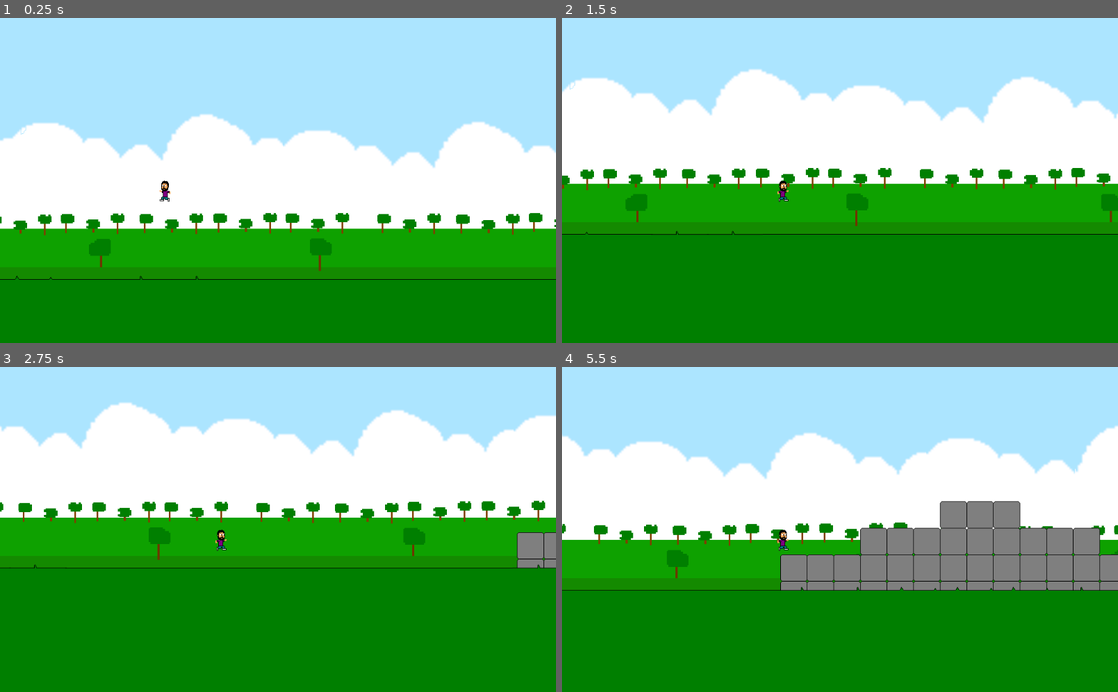
Above: before the commit, frames 1-4 (two rows, left to right).
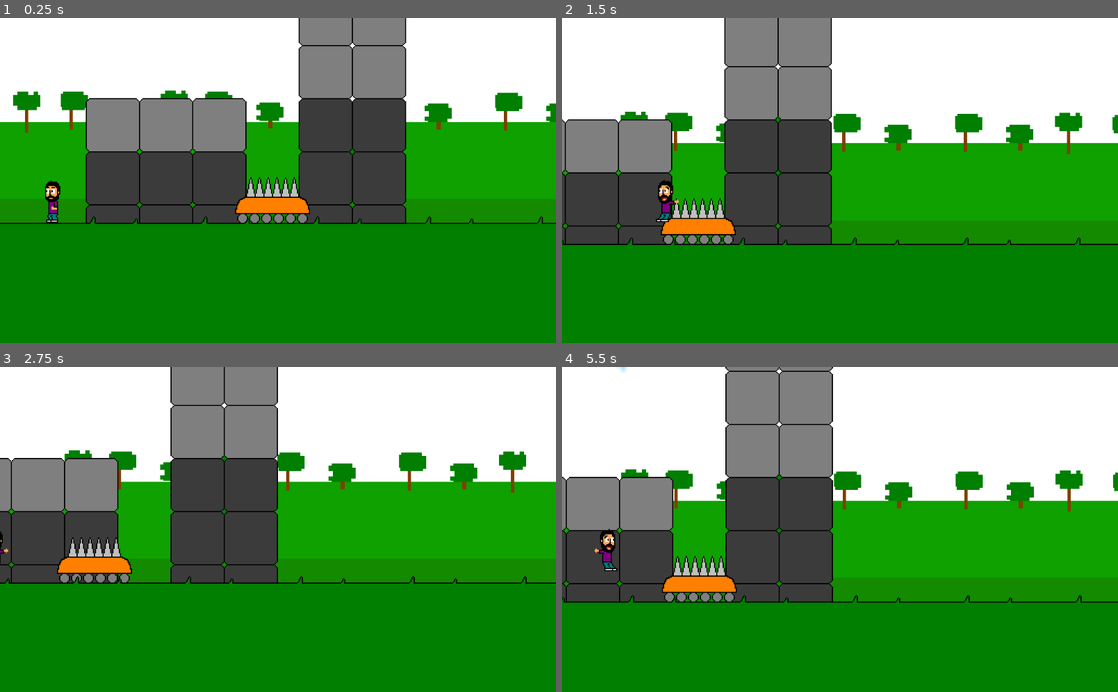
Above: after the commit, the same moments.

Repository: Guilherme-Calland/super_mega_guacamole
Game: Godot game, scene res://Scenes/Levels/Level 1.tscn
Same seed, same stepped clock (60 frames per second), same inputs: the game is played once before the commit and once after it.
Inputs:
- Up to frame 1 (0.25 s): no input
- Up to frame 2 (1.5 s): hold Space (jump) 0.53-1.28 s; hold D (right) from 0.53 s (still down); tap Shift (grab) at 1.35 s
- Up to frame 3 (2.75 s): tap Space (jump) at 1.52, 1.55, 1.82 s; release D (right) at 2.03 s; hold A (left) from 2.03 s (still down); hold Space (jump) from 2.03 s (still down)
- Up to frame 4 (5.5 s): release A (left) at 2.78 s; release Space (jump) at 2.78 s; hold D (right) 2.78-4.28 s; tap Shift (grab) at 2.85, 4.35 s; tap Space (jump) at 3.02, 3.05, 3.32, 4.52, 4.55, 4.82 s; hold Space (jump) 3.53-4.28 s; hold A (left) 4.28-5.03 s; hold D (right) from 5.03 s (still down); hold Space (jump) from 5.03 s (still down)

The runs differ from the first frame. In frame 1, 76% of the frame differs, in the area x 0-100%, y 0-81%; in frame 2, 52%; in frame 3, 47%; in frame 4, 61%.

Commit message:
b

Diff:
--- a/Scenes/Hazards/MovingSpike.tscn
+++ b/Scenes/Hazards/MovingSpike.tscn
@@ -25,6 +25,7 @@
 shape = SubResource( 1 )
 
 [node name="MovingObject" type="Node2D" parent="."]
+z_index = 5
 
 [node name="Sprite" type="Sprite" parent="MovingObject"]
 position = Vector2( 0, 1 )
--- a/Scenes/Levels/Level 1.tscn
+++ b/Scenes/Levels/Level 1.tscn
@@ -14,7 +14,7 @@
 [node name="Level 1" type="Node2D"]
 
 [node name="Player" parent="." instance=ExtResource( 6 )]
-position = Vector2( 916.781, -163.393 )
+position = Vector2( 7319.53, -20.4385 )
 z_index = 100
 gravity = 10
 
--- a/Scenes/Player/Player.tscn
+++ b/Scenes/Player/Player.tscn
@@ -17,25 +17,25 @@
 "name": "idle",
 "speed": 5.0
 }, {
-"frames": [ ExtResource( 3 ) ],
-"loop": true,
-"name": "jump",
-"speed": 5.0
-}, {
 "frames": [ ExtResource( 8 ) ],
 "loop": true,
 "name": "grab",
 "speed": 5.0
 }, {
-"frames": [ ExtResource( 7 ) ],
+"frames": [ ExtResource( 3 ) ],
 "loop": true,
-"name": "hurt",
+"name": "jump",
 "speed": 5.0
 }, {
 "frames": [ ExtResource( 5 ), ExtResource( 2 ), ExtResource( 5 ), ExtResource( 4 ) ],
 "loop": true,
 "name": "run",
 "speed": 10.0
+}, {
+"frames": [ ExtResource( 7 ) ],
+"loop": true,
+"name": "hurt",
+"speed": 5.0
 }, {
 "frames": [ ExtResource( 9 ) ],
 "loop": true,
@@ -65,4 +65,5 @@
 [node name="Camera2D" type="Camera2D" parent="."]
 position = Vector2( 207.603, -19.1218 )
 current = true
+zoom = Vector2( 0.5, 0.5 )
 drag_margin_h_enabled = true
Binary file removed: Graphics/Hazards/movingSpikes.png
Not shown, removed: Graphics/Hazards/movingSpikes.png.import
